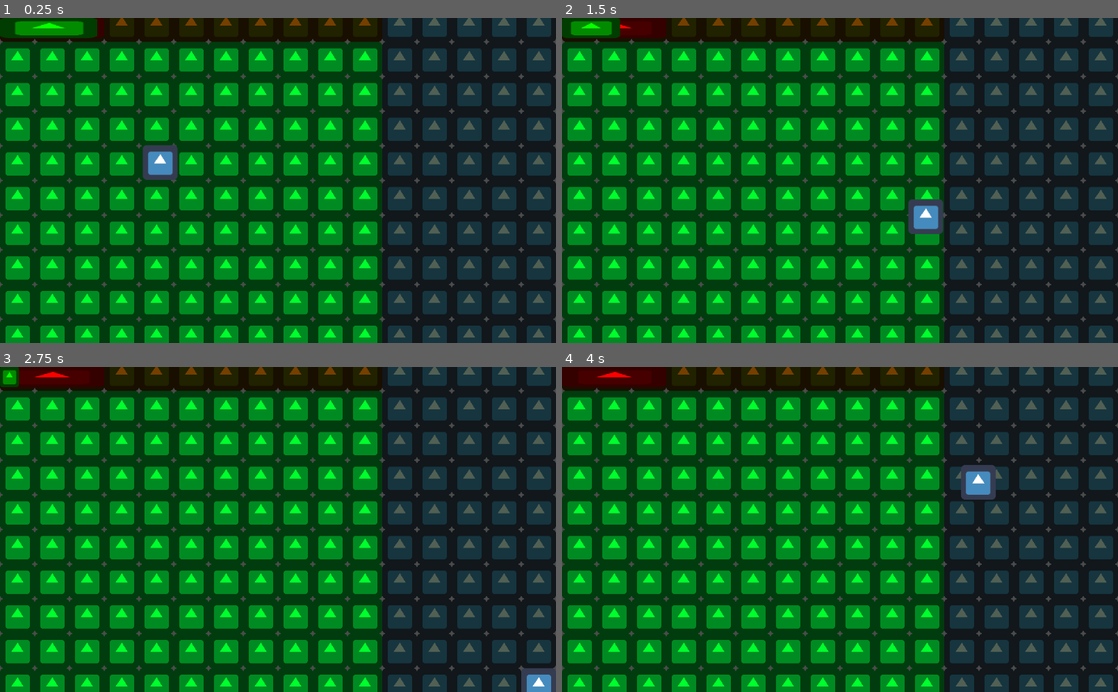
Above: before the commit, frames 1-4 (two rows, left to right).
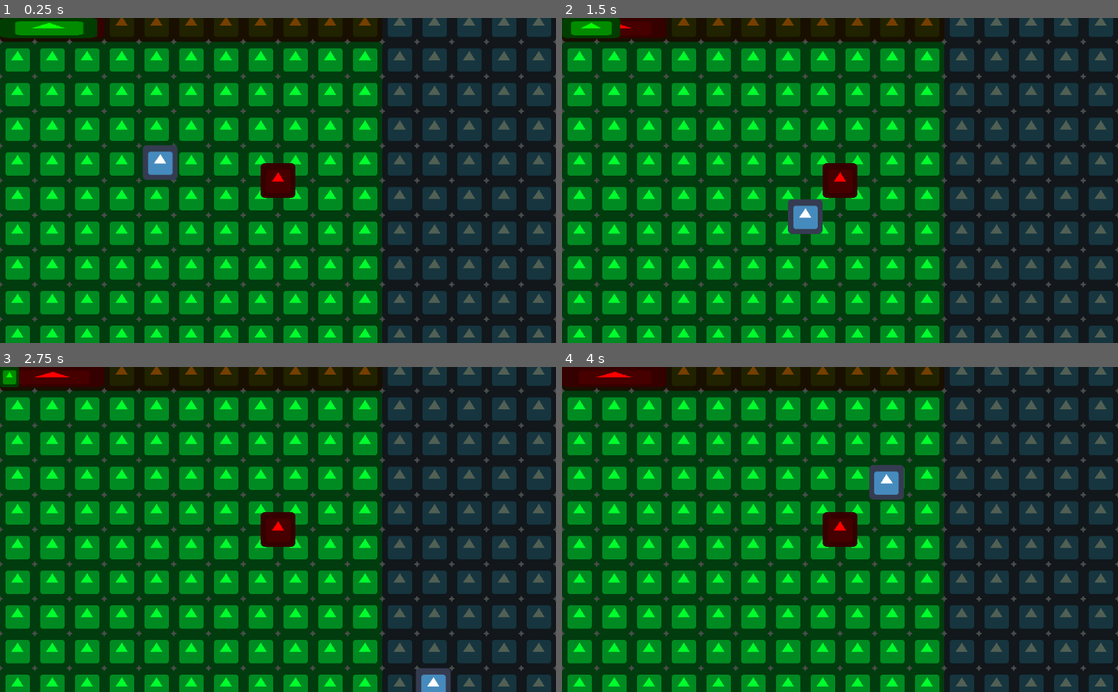
Above: after the commit, the same moments.

Repository: AtharvVohra/GetOffMyLawn
Game: Godot game, scene res://Scenes/World.tscn
Same seed, same stepped clock (60 frames per second), same inputs: the game is played once before the commit and once after it. The engine's default icon, where the game draws it, is replaced by a stand-in: a white triangle on a blue panel in a dark square.
Inputs (mouse positions are in pixels of both pictures, inside the frame that each line leads up to):
- Up to frame 1 (0.25 s): no input
- Up to frame 2 (1.5 s): tap Enter at 0.5 s; move the mouse to (962, 164) at 0.52 s; hold D (ui_right) 0.53-1.28 s; move the mouse to (728, 196) at 1.27 s; hold S (ui_down) from 1.28 s (still down)
- Up to frame 3 (2.75 s): move the mouse to (333, 458) at 2.02 s; release S (ui_down) at 2.03 s; hold D (ui_right) from 2.03 s (still down)
- Up to frame 4 (4 s): move the mouse to (812, 594) at 2.77 s; release D (ui_right) at 2.78 s; hold W (ui_up) 2.78-3.53 s; move the mouse to (1006, 578) at 3.52 s; hold A (ui_left) from 3.53 s (still down)

The runs differ from the first frame. In frame 1, 0.7% of the frame differs, in the area x 46-54%, y 44-56%; in frame 2, 2.0%, in the area x 40-69%, y 44-67%; in frame 3, 1.6%; in frame 4, 2.0%.
Error after the commit: Parse Error: Parse error: Spaces used before tabs on a line (res://Scripts/ConstructionWorker.gd:38)

Commit message:
enemy movement v2

Diff:
--- a/src/Scenes/ConstructionWorker.tscn
+++ b/src/Scenes/ConstructionWorker.tscn
@@ -6,7 +6,7 @@
 [sub_resource type="RectangleShape2D" id=1]
 
 custom_solver_bias = 0.0
-extents = Vector2( 10, 10 )
+extents = Vector2( 32, 32 )
 
 [node name="Enemy" type="KinematicBody2D" index="0"]
 
--- a/src/Scenes/World.tscn
+++ b/src/Scenes/World.tscn
@@ -1,7 +1,8 @@
-[gd_scene load_steps=3 format=2]
+[gd_scene load_steps=4 format=2]
 
 [ext_resource path="res://Scenes/LawnTileset.res" type="TileSet" id=1]
 [ext_resource path="res://Scenes/Player.tscn" type="PackedScene" id=2]
+[ext_resource path="res://Scenes/ConstructionWorker.tscn" type="PackedScene" id=3]
 
 [node name="World" type="Node2D" index="0"]
 
@@ -53,3 +54,5 @@
 editor_draw_screen = true
 editor_draw_limits = false
 editor_draw_drag_margin = false
+
+[node name="ConstructionWorker" parent="." index="3" instance=ExtResource( 3 )]
--- a/src/Scripts/ConstructionWorker.gd
+++ b/src/Scripts/ConstructionWorker.gd
@@ -3,7 +3,7 @@
 # class member variables go here, for example:
 # var a = 2
 # var b = "textvar"
-onready var playerNode = get_node("Player")
+onready var playerNode = get_tree().root.get_node("World/Player")
 var movedir
 var playerPosition
 var playerDistance
@@ -17,11 +17,11 @@
 
 
 func _process(delta):
-	playerPosition = get_node("Player").position
+	playerPosition = playerNode.position
 
 	playerDistance = position.distance_to(playerPosition)
 	# if distance < 20, attack
-	if(playerDistance < 5):
+	if(playerDistance < 64):
 		attack()
 	else:
 		move()
@@ -34,5 +34,5 @@
 	# get the direction, move and slide
 	velocity = (playerPosition - position).normalized() * MOVE_SPEED
     # rotation = velocity.angle()
-	if (playerPosition - position).length() > 5:
+	if (playerPosition - position).length() > 100:
     	move_and_slide(velocity)
